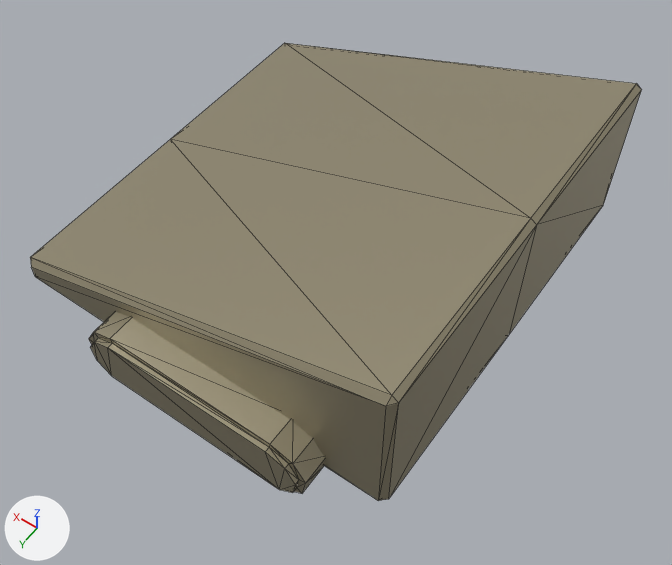
The glTF model assets/models/robot.gltf: old version first, new version second.
One viewpoint serves both versions: a 50 mm camera at (-1.72, 2.39, 3.56) aimed at (-0.19, 0.25, 0.19). Arrows for +X, +Y and +Z are at lower left; the lights stay in place. Mesh edges are drawn as thin lines. Where no turn or scale is listed for an object, it has been applied to the vertices.

The first picture shows 'Drive', 'Robot'.
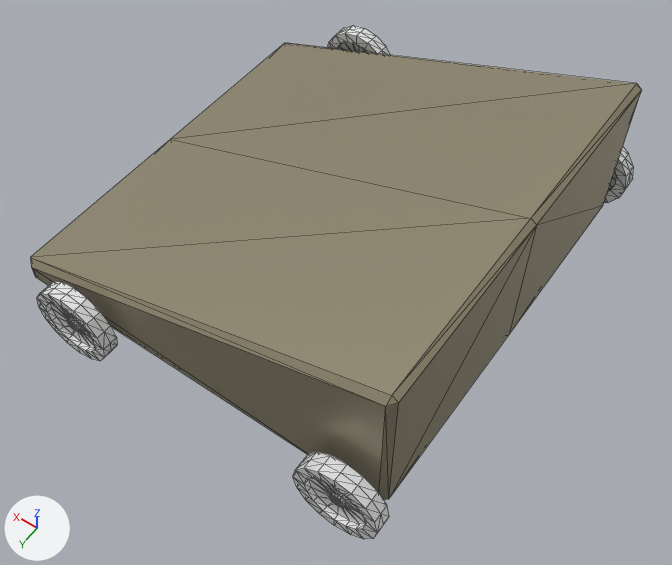
Commit message: Add wheel spinning example

Location of each change, [x1, y1, x2, y2] in pixels of the pictures (672 x 565 px):
'Drive', deleted: before [89, 312, 325, 493]
'WheelBackLeft', added: after [293, 452, 389, 539]
'WheelFrontLeft', added: after [37, 281, 117, 361]
'WheelFrontRight', added: after [328, 26, 390, 55]
'WheelBackRight', added: after [604, 147, 633, 203]

The change, as a list of edits to the scene's bpy script:
```text
Add me_circle:
    me_circle.from_pydata(...)  # 176 vertices, 348 faces; spans x -0.2..0.2, y -0.041..0.041, z -0.2..0.2
Add me_circle_001:
    me_circle_001.from_pydata(...)  # 176 vertices, 348 faces; spans x -0.2..0.2, y -0.041..0.041, z -0.2..0.2
Add me_circle_002:
    me_circle_002.from_pydata(...)  # 176 vertices, 348 faces; spans x -0.2..0.2, y -0.041..0.041, z -0.2..0.2
Add me_circle_003:
    me_circle_003.from_pydata(...)  # 176 vertices, 348 faces; spans x -0.2..0.2, y -0.041..0.041, z -0.2..0.2
Remove ob_drive:
    ob_drive = bpy.data.objects.new('Drive', me_cylinder)
    ob_drive.location = (0.0, 0.0, 0.0)
Add ob_wheelfrontright:
    ob_wheelfrontright = bpy.data.objects.new('WheelFrontRight', me_circle)
    ob_wheelfrontright.location = (0.609, -1.1, 0.2)
Add ob_wheelfrontleft:
    ob_wheelfrontleft = bpy.data.objects.new('WheelFrontLeft', me_circle_001)
    ob_wheelfrontleft.location = (0.609, 1.1, 0.2)
Add ob_wheelbackright:
    ob_wheelbackright = bpy.data.objects.new('WheelBackRight', me_circle_002)
    ob_wheelbackright.location = (-0.819, -1.1, 0.2)
Add ob_wheelbackleft:
    ob_wheelbackleft = bpy.data.objects.new('WheelBackLeft', me_circle_003)
    ob_wheelbackleft.location = (-0.819, 1.1, 0.2)
```
